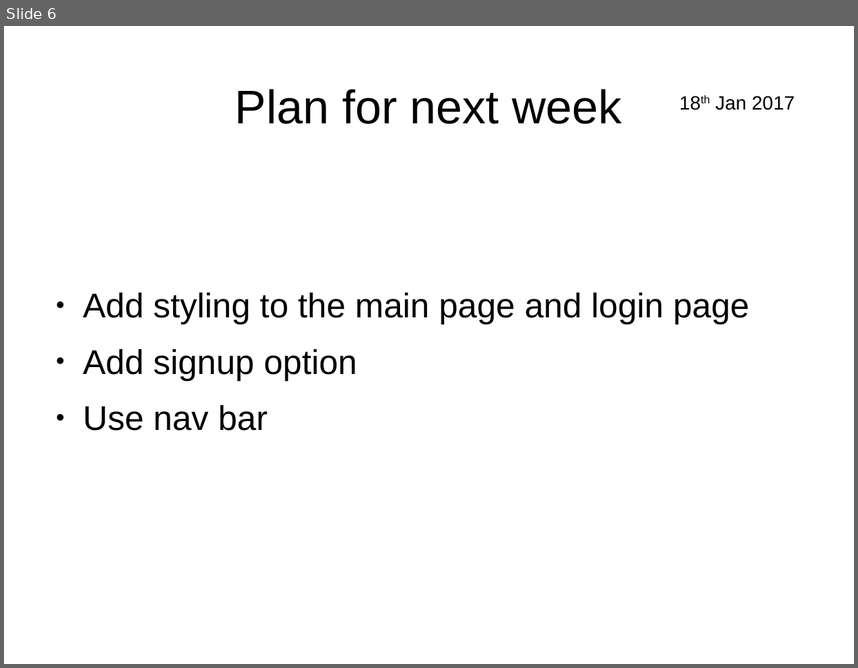
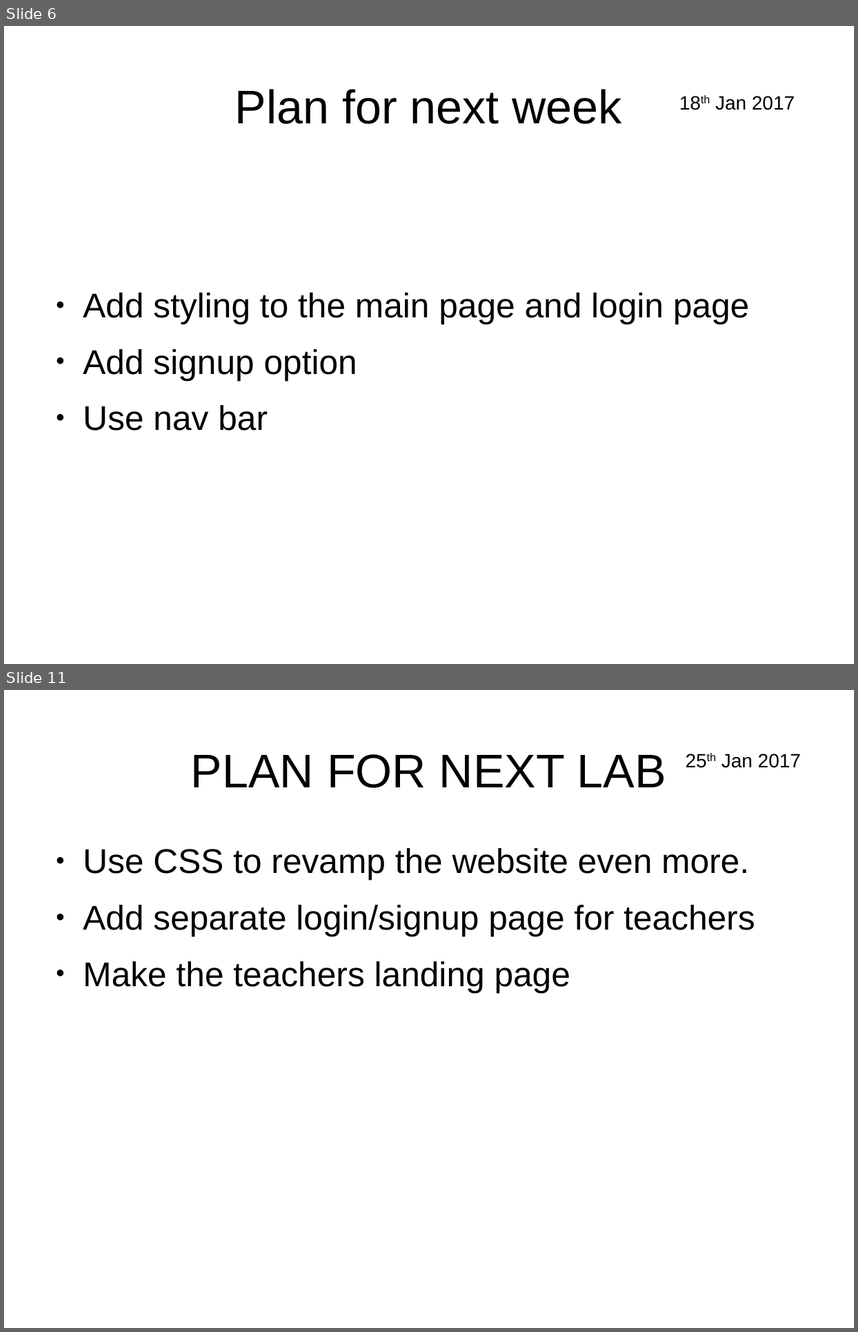
Before and after one commit to pandusonu2/WebTech, a slide deck: Presentation.odp. Shown one above the other, each under a label of ours: slide 6 before the commit, slides 6 and 11 after it; the slides between them are not shown. The pictures are 858x668 and 858x1332 pixels, drawn with LibreOffice and Linux fonts; fonts in the diff are those of the drawing. Boxes give left, top, right and bottom in pixels: in the first picture for what was removed or moved away, otherwise in the second. Text is boxed around its words. In the diff, an @@ line names an element or a change of style, - is before the commit and + after.

```diff
--- a/Presentation.odp
+++ b/Presentation.odp
@@ slide 11 added at bbox=[4, 690, 854, 1328], background #FFFFFF @@
@@ title added at bbox=[191, 754, 666, 788], 44 pt, text #000000 @@
+PLAN FOR NEXT LAB
@@ text added at bbox=[722, 753, 801, 768], 18 pt, text #000000 @@
+25th Jan 2017
@@ text added at bbox=[83, 848, 755, 992], 32 pt, text #000000 @@
+● Use CSS to revamp the website even more.
+● Add separate login/signup page for teachers
+● Make the teachers landing page
```
Also in this commit, not shown: 4 other slides added, 4 other files.
